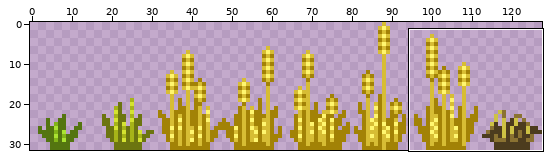
Sprite sheet, stored at objects/farmables/barley/barleyseed.png. Above: a wide view before the commit, with the close-up outlined.
Close-up. Before:
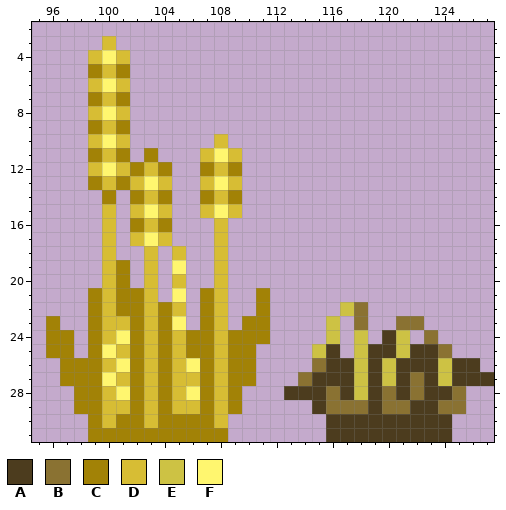
The file is 128x32 pixels. Shown: x 95..127, y 2..31. The commit also changed other parts of the picture, which this record leaves out.
Palette (. is transparent): A #4c3c1e  B #8a7232  C #a28206  D #d7bd34  E #cdc244  F #fff66f
Pixels before, first column x 96:
 3 ....D...........................
 4 ...DFD..........................
 5 ...CDC..........................
 6 ...DFD..........................
 7 ...CDC..........................
 8 ...DFD..........................
 9 ...CDC..........................
10 ...DFD......D...................
11 ...CDC.C...DFD..................
12 ...DFDCDC..CDC..................
13 ...CDCDFD..DFD..................
14 ....C.CDC..CDC..................
15 ....D.DFD..DFD..................
16 ....D.CDC...D...................
17 ....D.DFD...D...................
18 ....D..D.D..D...................
19 ....DC.D.F..D...................
20 ....DC.D.D..D...................
21 ...CDCCD.F.CD..C................
22 ...CDCCDCD.CD..C.....EB.........
23 C..CDDCDCF.CD.CC....E.B..BB.....
24 CC.CDFCDCDCCDCCC....E.E.AE.B....
25 CC.CFDCDCDCCDCC....EA.EAAEAAB...
26 .CCCDFCDCDFCDCC....BAAEAEAAAEAA.
27 .CCCFDCDCDDCDCC...BAAAEAEABAEAAA
28 ..CCDFCDCDFCDC...AAABAEABABAAB..
29 ..CCDDCDCDDCDC.....ABBBABBAABB..
30 ...CDCCDCCCCD.......AAAAAAAAA...
31 ...CCCCCCCCCC.......AAAAAAAAA...
After the commit:
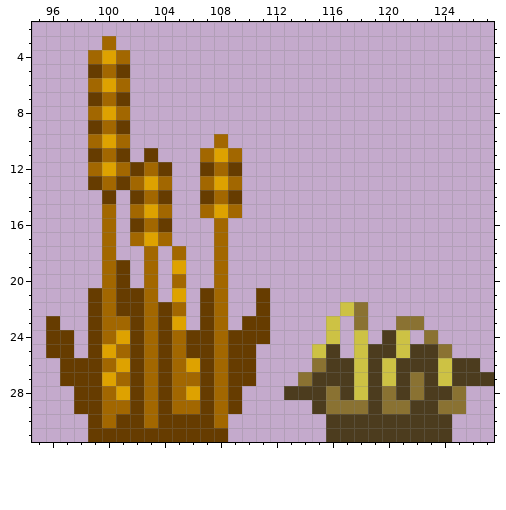
The exact change:
colour C: #a28206 -> #663c00
colour D: #d7bd34 -> #a26700
colour F: #fff66f -> #dea200
Pixel boxes of the changes (left, top, right, bottom) in both close-ups:
changed: (46, 36, 270, 442)
